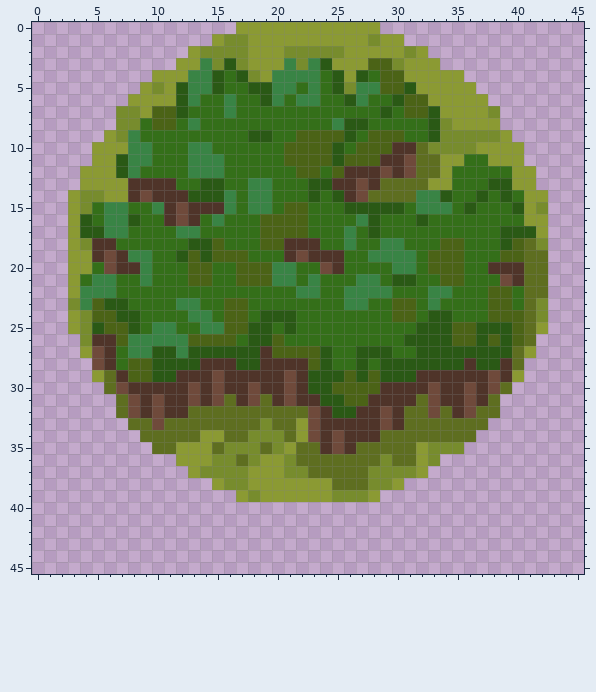
Pixel-art sprite, stored at textures/cakes/Forest.png. The first picture shows the starting point.
The file is 46x46 pixels. Colours within 5 levels of each other are drawn and written as one.
And afterwards:
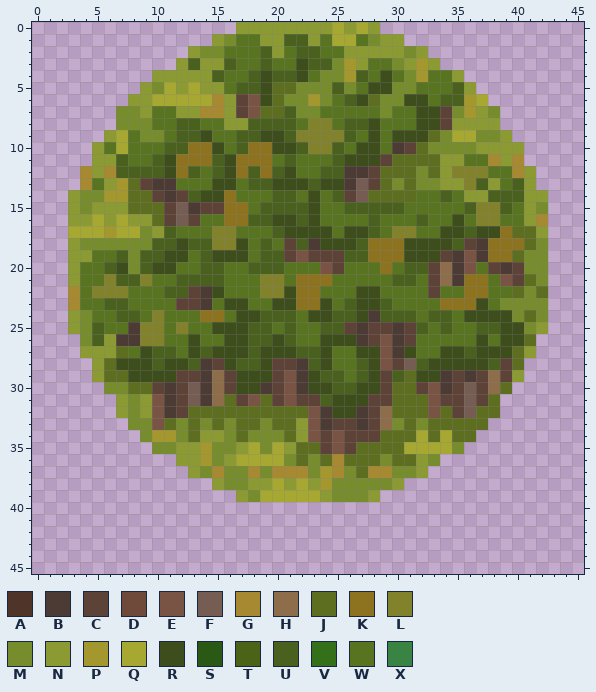
Palette (. is transparent): A #4f3429  B #4c3b34  C #5d4237  D #6f4a3b  E #795445  F #765d53  G #a78931  H #8e6e4a  J #5e6e20  K #8d721f  L #82822c  M #778c2d  N #8b9a33  P #a3972d  Q #a7a831  R #3d4d1c  S #2a5915  T #4b6316  U #4a601f  V #346f19  W #587421  X #398445
Edits made:
Changed rows in their new state; - is an unchanged pixel.
first column x 3:
 0 ----------------------Q-Q---------------
 1 --------------WW--UU-WQQW---------------
 2 -------------WWWU-WUUWW-----------------
 3 ----------UNNUWWUWWRUUMP-WW--P----------
 4 ----------NNUWWURUURWMMPUWRWMPWW--------
 5 --------QNQNNWUURJJMMMU-WRRMMWWWU-------
 6 -------QQQQQGNCERJMMPMWURJMMRRWUUPQ-----
 7 -------WWNNGGNCEJJUMMWWWWWMWWRRCMP------
 8 ------MWWUUWWNNUUUUWLLWUURWWWRRC--------
 9 ----QWMMWUURWWUURRULLLLUWRWRRRJ-QQ------
10 ---WQWWWUUKKRWUKKRRULLUWRRWBC-----------
11 ----UWWURKKKURKKKWUWWWURRRCJJ----WWG-G--
12 -G-GUUUURKUWURKUKURWWUUBBCJJJM--LLLWWG--
13 -GW-PJCBBWWWRRWUURRRURRBFC-M-MM-NLUNWU--
14 ---PPJJCBCURRKWWWUUWRWUCF----WWUWNNUUU--
15 --NNNJJJCFBCCKKWUUUURWWUUUUUWWWWWULLUW--
16 -NQNQNNJCFCWWKKUURRURWWWWUWWWUWWRWLLWW-G
17 QQQPQQMNUWWWLLWWWURRRRWRRUWLLWWRRURRKJJ-
18 --MMMMMUURUULLRWUWCUBRRRUKKKRRRRUCBKKK--
19 --WWUMUURRWURRRWUUCECCCUUKKKRRRCBEBKKJMM
20 -WWURMURRWWUUWWUUUWWWECWWWKWUUCHBEWCBCMM
21 -WWLUULWWUUUUWWWLLWKKKWWWWWUUWCHBKKWEC-M
22 GWLLLWWWUUCBRWWWLLRKKWWWRRWWWWCWWKKWWJM-
23 GWWUUWWWWCCBWRRWWRRKKRWURRUWWWWKKKRWMMM-
24 --WWUUWLWWWKKWRRUUUWRRUURBUUUWUUWRRRRM--
25 --UWWBLLWLWWRRRUUWUWWUUCBCCBCUWUWWUURRM-
26 --UNBBLLWWRWWRRUURUWWRRRBCEBCWWWWWRWRR--
27 --NNJWRUUWRURRRURRRUURWWRREBRWWRRURRR---
28 --NJRRRURRUBCRUURCCBURWWURECFURRRRRUC---
29 ----JRRRRCCBHCRRRCEBRUUWURCUJRRBCBCHC---
30 ---MMJJCBCFBHCRRBCEBRRUURRCJJCEBCFCH----
31 ----NMNEBCFBH-CE-CECCURRRCCJJ-ECCFC-----
32 ----NMNEBC----------EBRRBCHJ--E-CF------
33 -----MME-M-M-M------EBCCBCHM-M----------
34 ------MPPM---M------ECECCC---Q-Q--------
35 -------MM--PM-NQMQ---CEC----QQQQ--------
36 -----------P-NQQQQ--M-G-----------------
37 ------------G--GMGGGMPGM-GG-------------
38 -----------------Q-Q-PMMM---------------
39 ----------------QQQQQ-------------------
